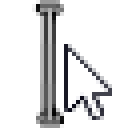
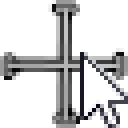
Layered file, before and after one edit (128×128). Changes by layer:
added layer "Layer 1 copy" above "Layer 3" over [80, 52, 128, 128]
added layer "Layer 3" above "Layer 2 copy" over [0, 48, 128, 80]
added layer "Layer 2 copy" above "Layer 2" over [48, 0, 80, 128]
hid "Layer 2" over [32, 0, 64, 128]
hid "Layer 1" over [64, 44, 112, 120]
